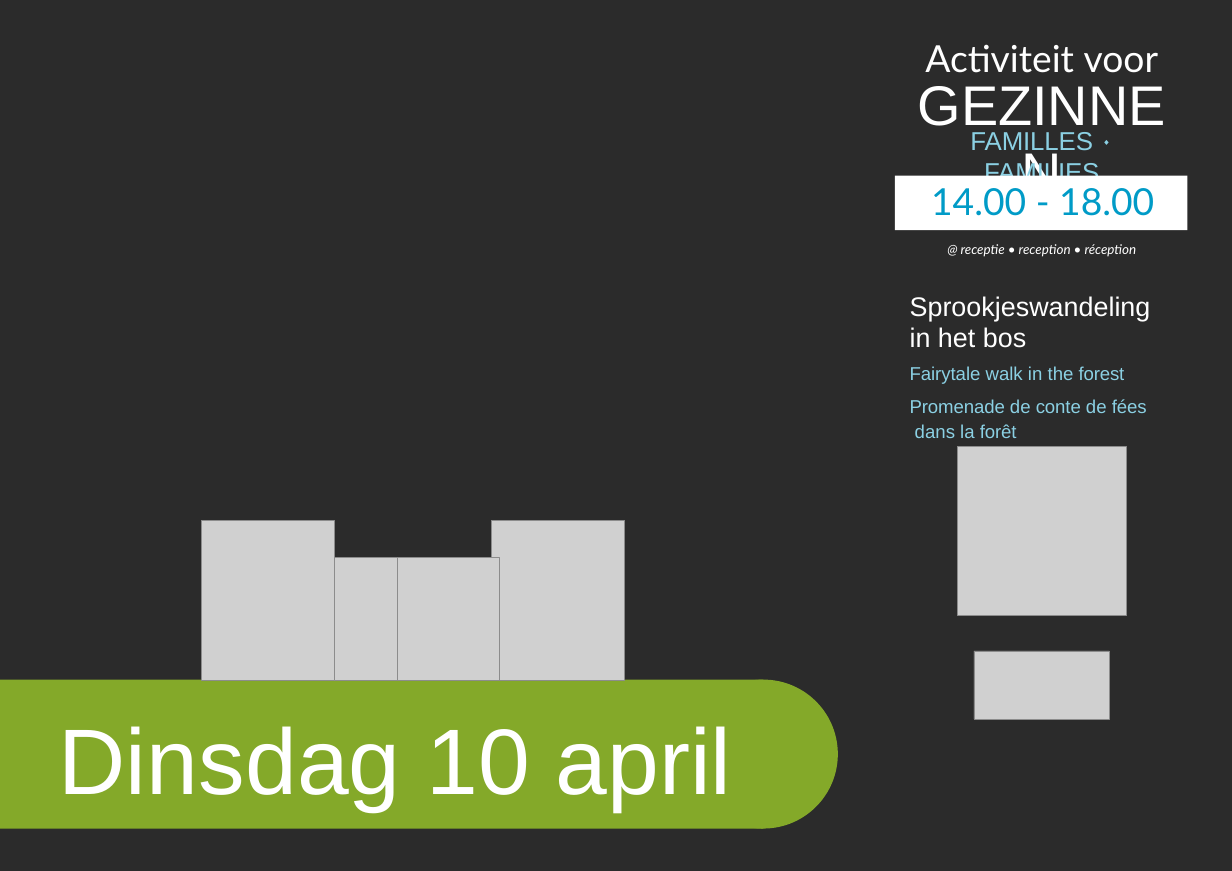
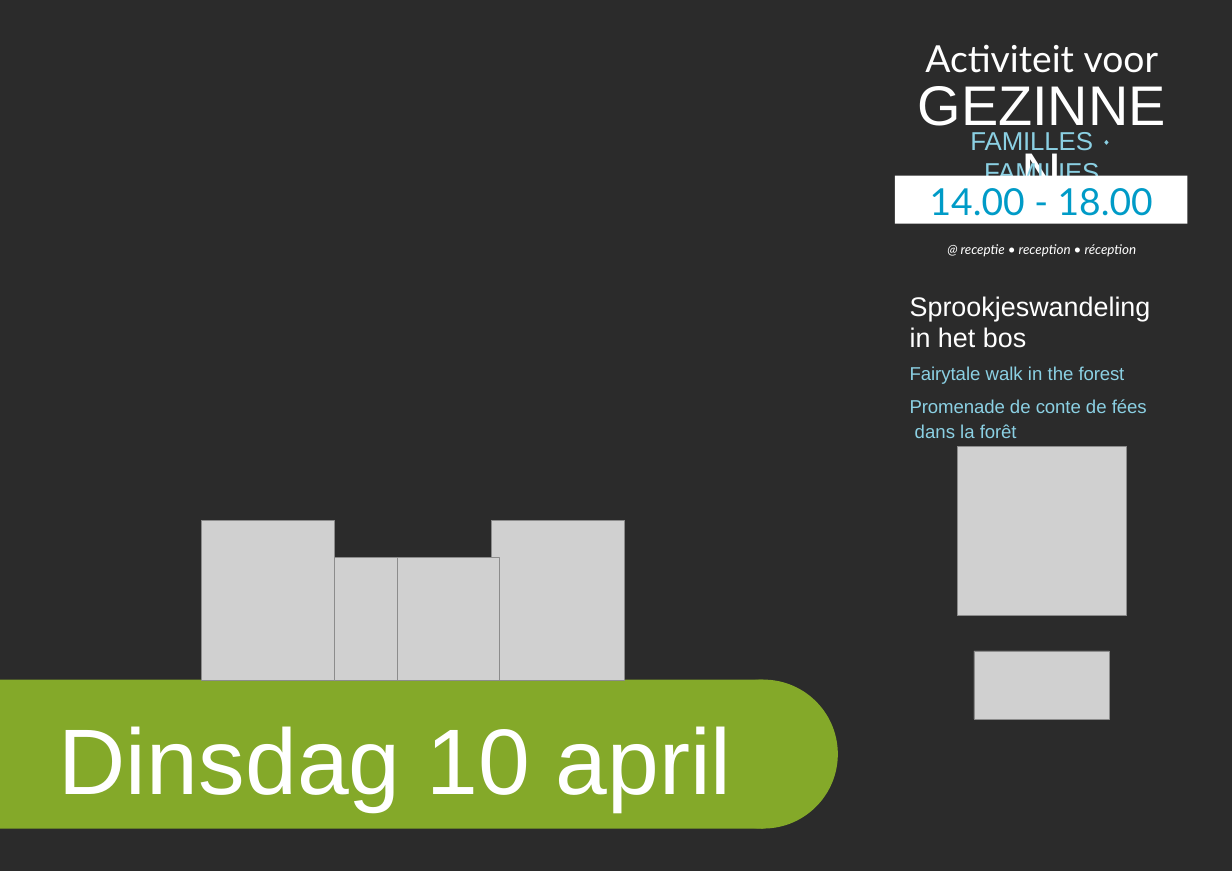
Before and after one commit to sarahmey/portfolio, a slide deck: slide 1 of downloads/affiche/TAMOS_template_affiche.pptx. Drawn at 1232x871 pixels with LibreOffice and Linux fonts; fonts in the diff are those of the drawing; grey boxes stand for pictures; background and template pictures are left out; a plain dark background stands for a picture behind light text. Boxes give left, top, right and bottom in pixels: in the first picture for what was removed or moved away, otherwise in the second. Text is boxed around its words. In the diff, an @@ line names an element or a change of style, - is before the commit and + after.

```diff
--- a/downloads/affiche/TAMOS_template_affiche.pptx
+++ b/downloads/affiche/TAMOS_template_affiche.pptx
@@ rectangle "14.00 - 18.00": place and size @@
-rectangle "14.00 - 18.00" at [895,176,1188,230]
+rectangle "14.00 - 18.00" at [895,176,1188,223]
@@ rectangle "14.00 - 18.00" at [895,176,1188,223]: alignment left to centre; indent changed @@
```
Also in this commit, not shown: 2 other files.
